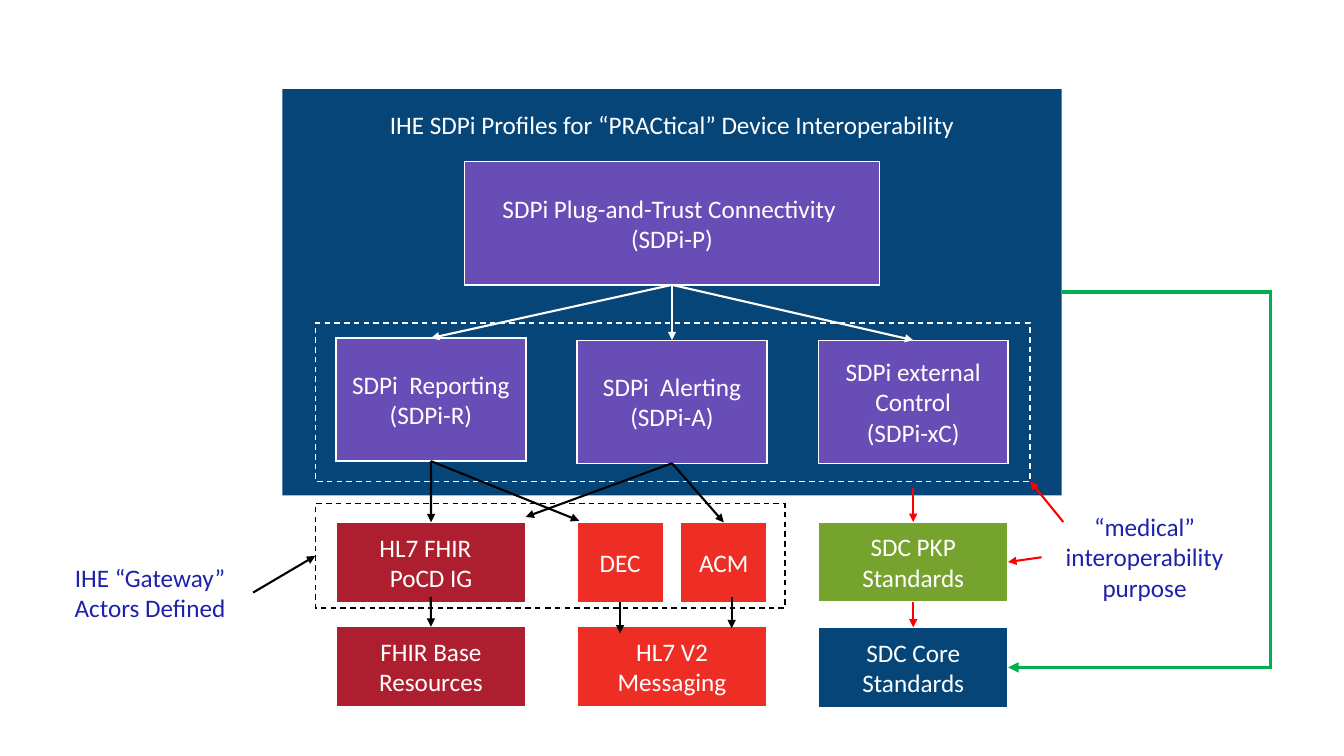
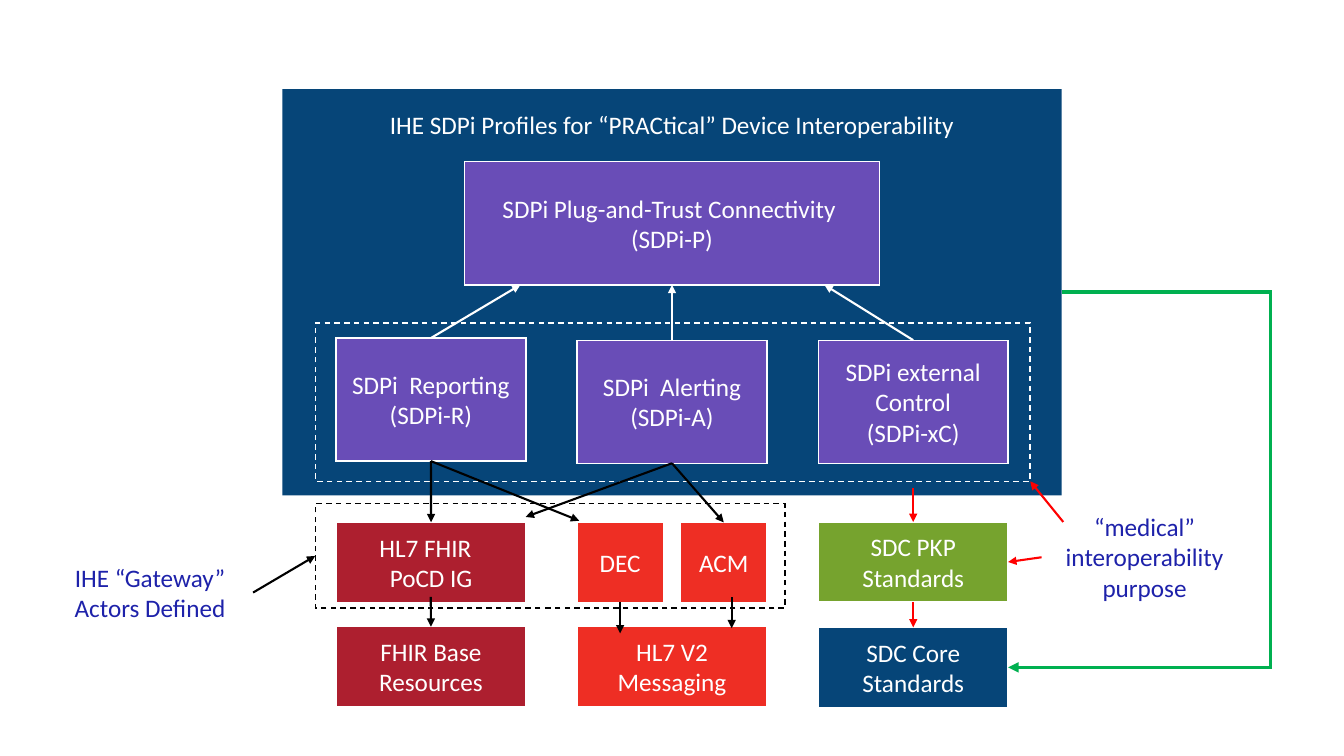
Before and after one commit to IHE/sdpi-fhir, a slide deck: slide 1 of SDPi_Supplement/sources/vol1-diagram-sdpi-profiles.pptx. Drawn at 1344x756 pixels with LibreOffice and Linux fonts; fonts in the diff are those of the drawing. Boxes give left, top, right and bottom in pixels: in the first picture for what was removed or moved away, otherwise in the second. Text is boxed around its words. In the diff, an @@ line names an element or a change of style, - is before the commit and + after.

```diff
--- a/SDPi_Supplement/sources/vol1-diagram-sdpi-profiles.pptx
+++ b/SDPi_Supplement/sources/vol1-diagram-sdpi-profiles.pptx
@@ arrow moved from (673, 285) - (432, 338) to (520, 285) - (432, 338) @@
@@ arrow (520, 285) - (432, 338): arrowheads changed @@
@@ arrow (673, 285) - (673, 341): arrowheads changed @@
@@ arrow moved from (673, 285) - (913, 341) to (825, 285) - (913, 341) @@
@@ arrow (825, 285) - (913, 341): arrowheads changed @@
```
Also in this commit, not shown: 1 other file.
